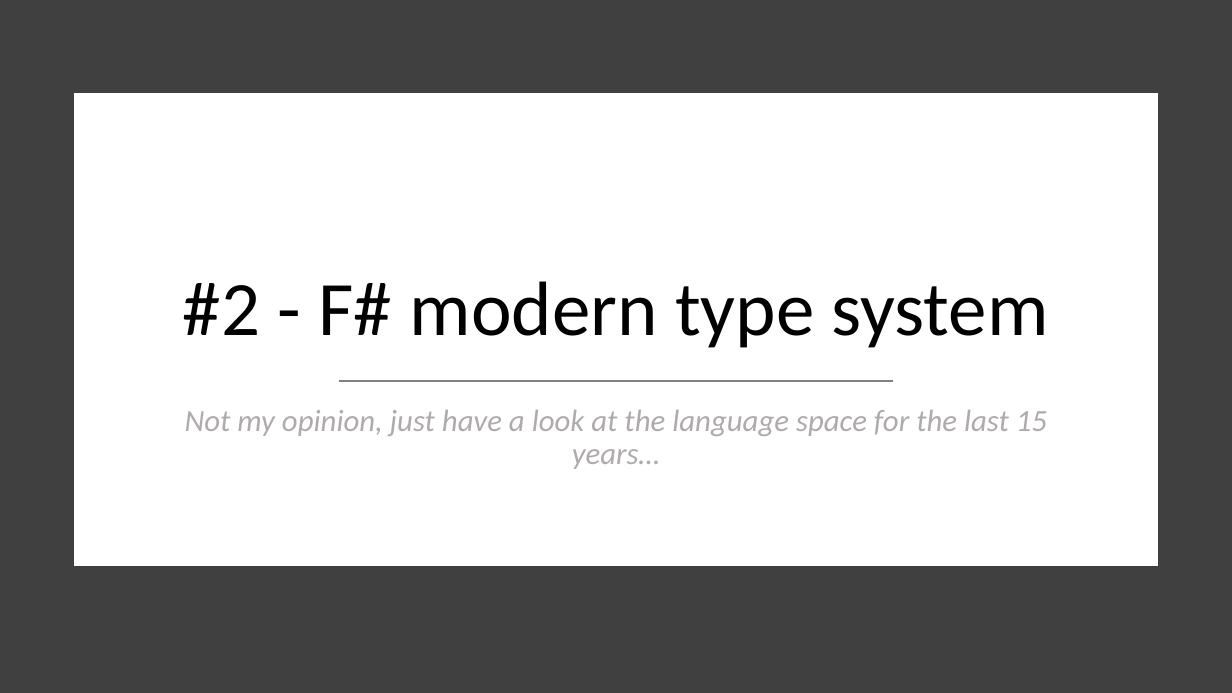
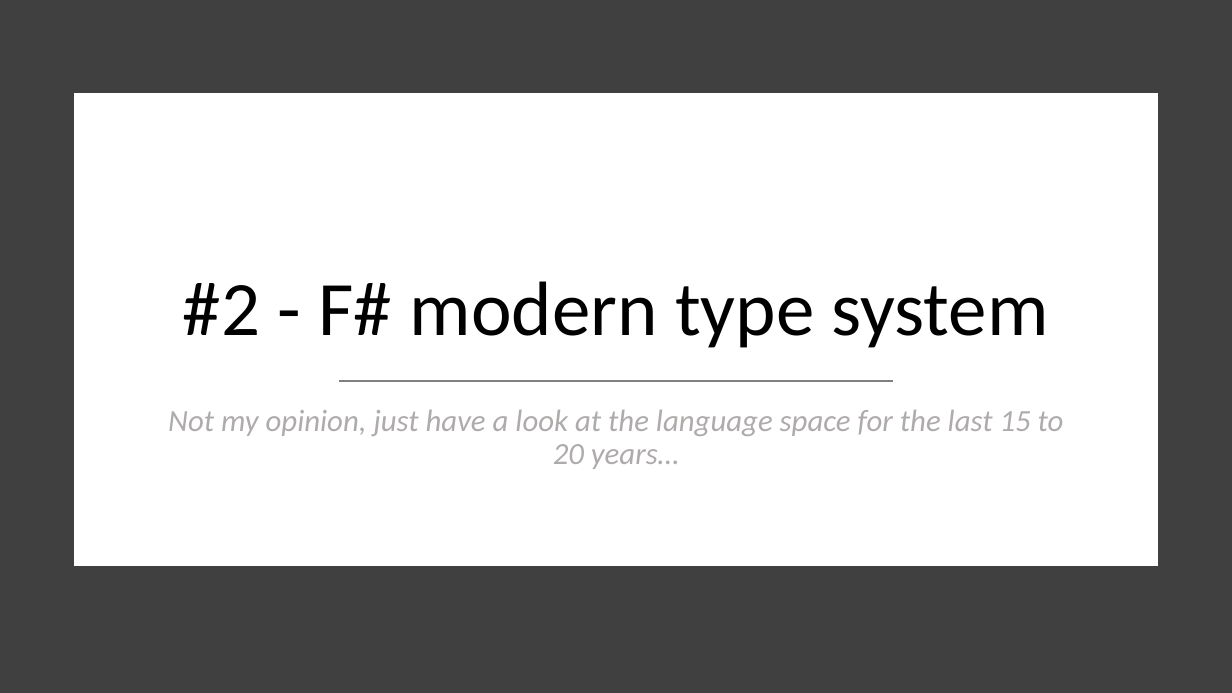
Before and after one commit to essic/prez-why-fsharp, a slide deck: slide 14 of WhyFSharp.pptx. Drawn at 1232x693 pixels with LibreOffice and Linux fonts; fonts in the diff are those of the drawing. Boxes give left, top, right and bottom in pixels: in the first picture for what was removed or moved away, otherwise in the second. Text is boxed around its words. In the diff, an @@ line names an element or a change of style, - is before the commit and + after.

```diff
--- a/WhyFSharp.pptx
+++ b/WhyFSharp.pptx
@@ text at (x1=168, y1=410, x2=1064, y2=469): text changed @@
-Not my opinion, just have a look at the language space for the last 15 years…
+Not my opinion, just have a look at the language space for the last 15 to 20 years…
```
Also in this commit, not shown: 4 other slides changed, 1 slide added, 3 other files.
